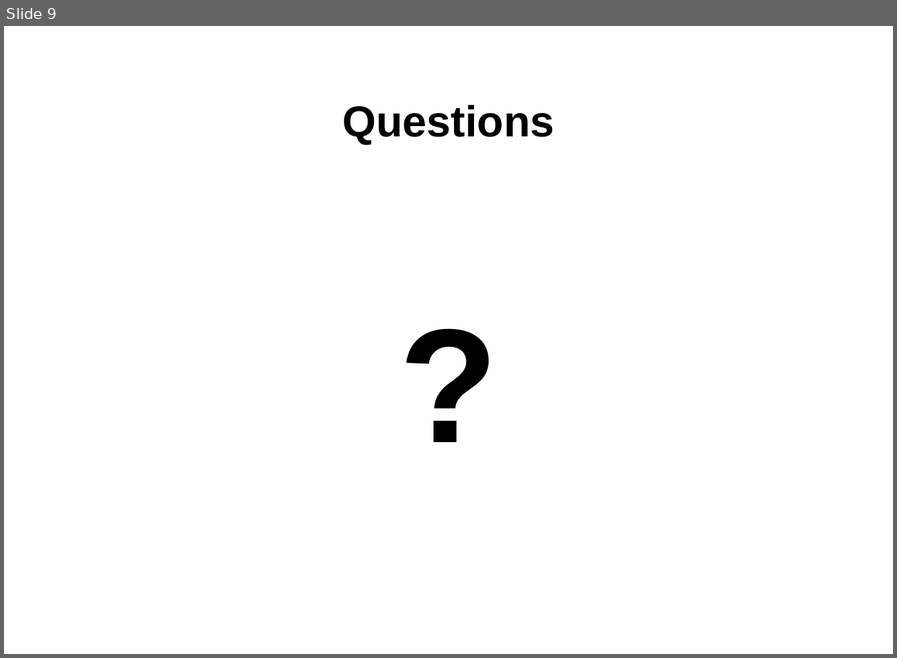
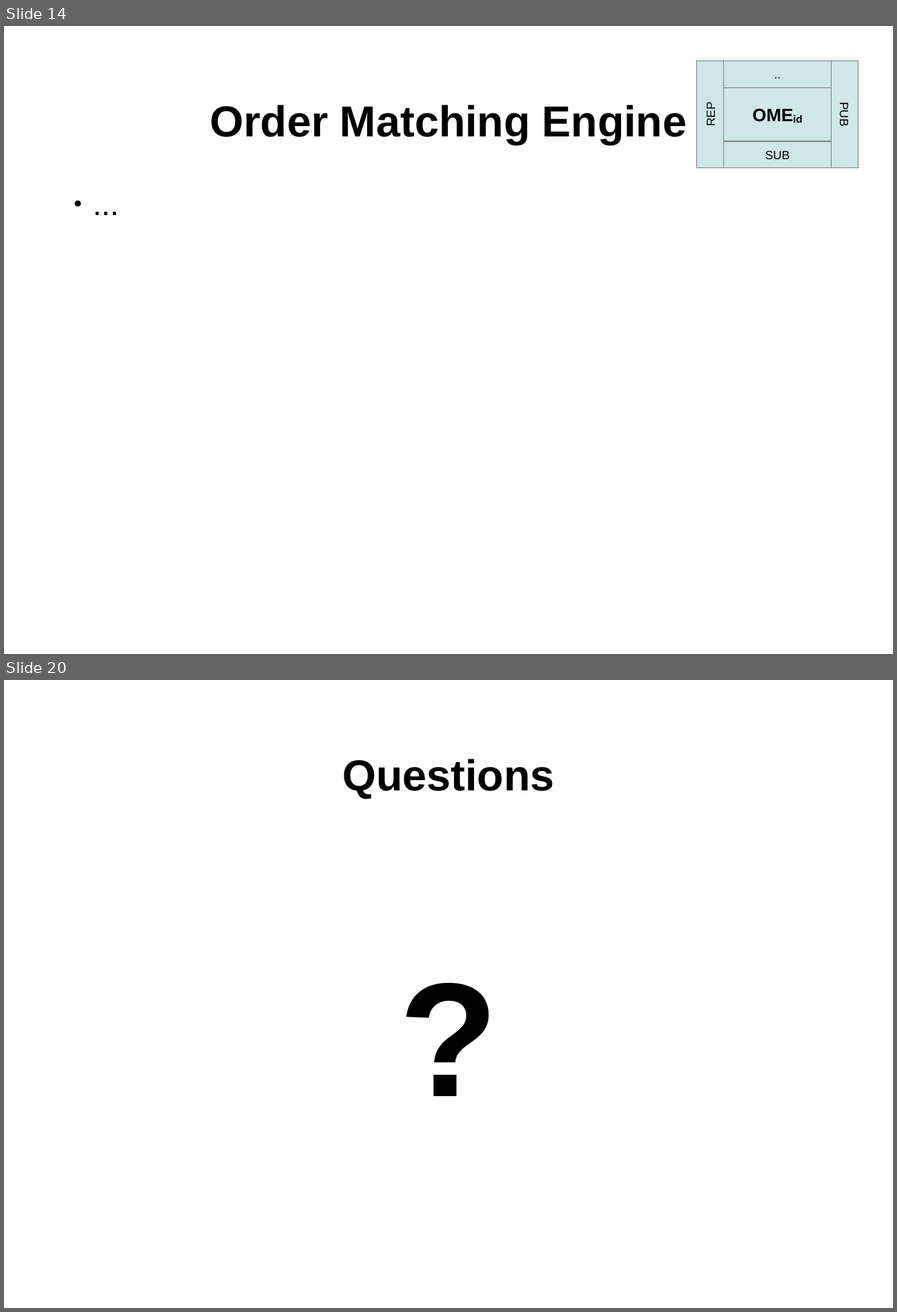
Before and after one commit to hsk81/fx-zero, a slide deck: doc/presentation/fx-zero.odp. Shown one above the other, each under a label of ours: slide 9 before the commit, slides 14 and 20 after it; the slides between them are not shown. The pictures are 897x658 and 897x1312 pixels, drawn with LibreOffice and Linux fonts; fonts in the diff are those of the drawing. Boxes give left, top, right and bottom in pixels: in the first picture for what was removed or moved away, otherwise in the second. Text is boxed around its words. In the diff, an @@ line names an element or a change of style, - is before the commit and + after.

```diff
--- a/doc/presentation/fx-zero.odp
+++ b/doc/presentation/fx-zero.odp
@@ slide 14 added at (4, 26, 893, 654), background #FFFFFF @@
@@ title added at (210, 105, 686, 144), 58.1 pt, text #000000, bold @@
+Order Matching Engine
@@ group added at (697, 61, 858, 168): 5 rectangles @@
+OMEid
+PUB
+REP
+..
+SUB
@@ text added at (67, 184, 829, 571), 42.2 pt, text #000000 @@
+● ...
@@ what was slide 9 is now slide 20 @@
```
Also in this commit, not shown: 5 slides changed, 10 other slides added, 3 other files.
